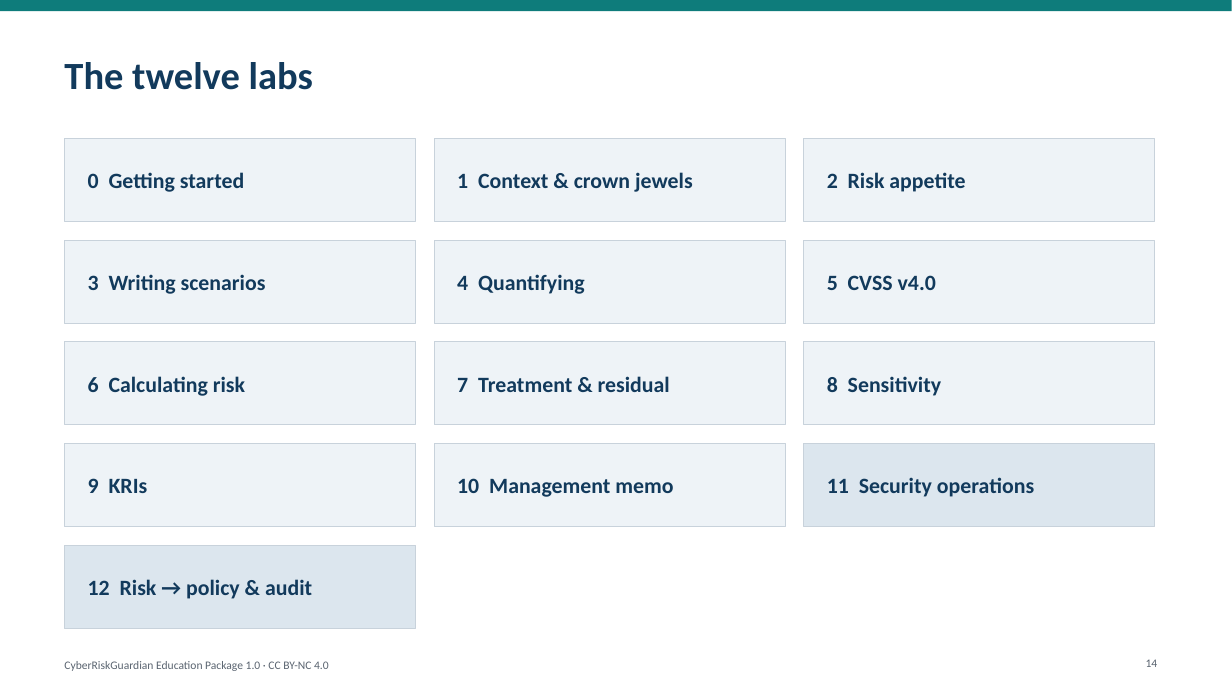
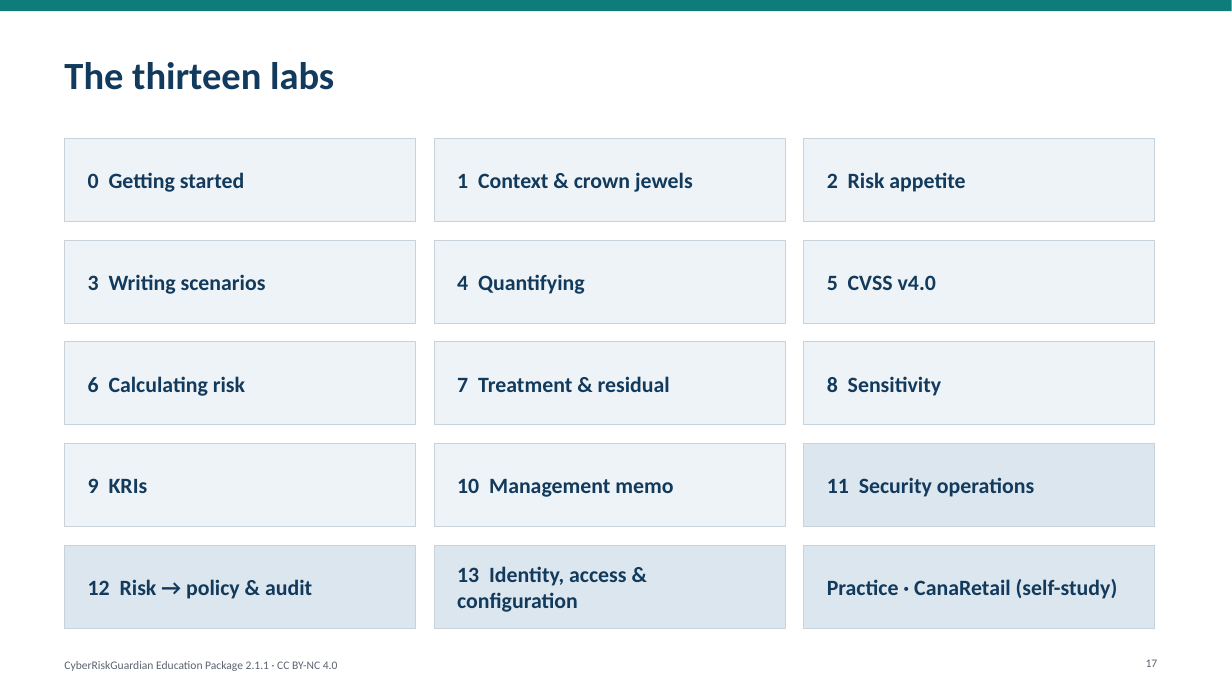
Before and after one commit to ITriskMgr/CyberRiskGuardian, a slide deck: slide 17 of education/slides/CRG_Intro_Deck_EN.pptx (slide 14 before the commit). Drawn at 1232x693 pixels with LibreOffice and Linux fonts; fonts in the diff are those of the drawing. Boxes give left, top, right and bottom in pixels: in the first picture for what was removed or moved away, otherwise in the second. Text is boxed around its words. In the diff, an @@ line names an element or a change of style, - is before the commit and + after.

```diff
--- a/education/slides/CRG_Intro_Deck_EN.pptx
+++ b/education/slides/CRG_Intro_Deck_EN.pptx
@@ text at box(64, 62, 334, 90): text changed @@
-The twelve labs
+The thirteen labs
@@ rectangle added at box(434, 545, 786, 628), fill #DCE6EE, outline #C8D2DB 0.75 pt @@
@@ text added at box(457, 566, 626, 612), 17 pt, text #123A5C, bold @@
+13 Identity, access & configuration
@@ rectangle added at box(804, 545, 1155, 628), fill #DCE6EE, outline #C8D2DB 0.75 pt @@
@@ text added at box(827, 579, 1118, 599), 17 pt, text #123A5C, bold @@
+Practice · CanaRetail (self-study)
@@ page number at box(1146, 659, 1158, 667): text changed @@
-14
+17
@@ text at box(64, 661, 338, 671): text changed @@
-CyberRiskGuardian Education Package 1.0 · CC BY-NC 4.0
+CyberRiskGuardian Education Package 2.1.1 · CC BY-NC 4.0
```
Also in this commit, not shown: 15 other slides changed, 3 slides added, 29 other files.
